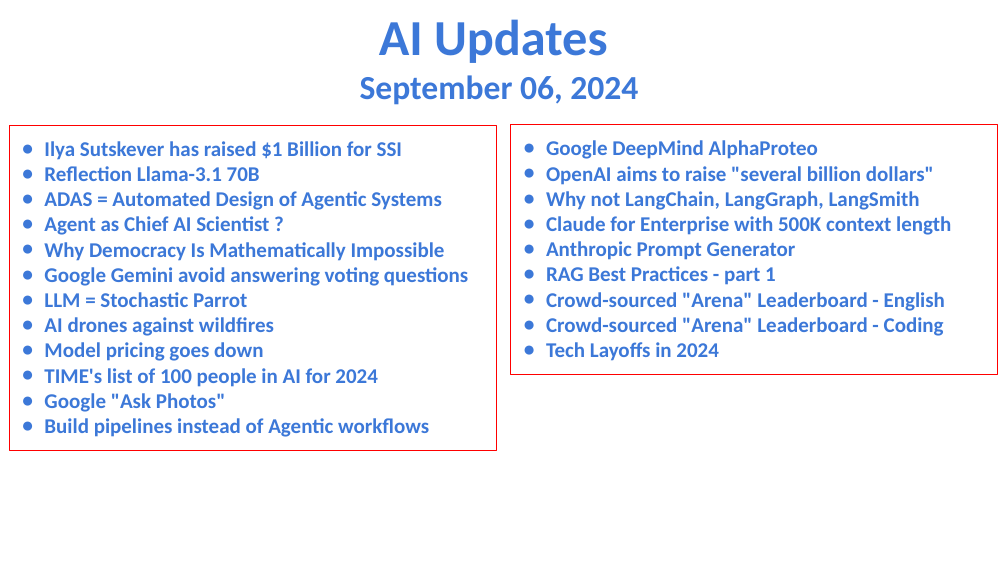
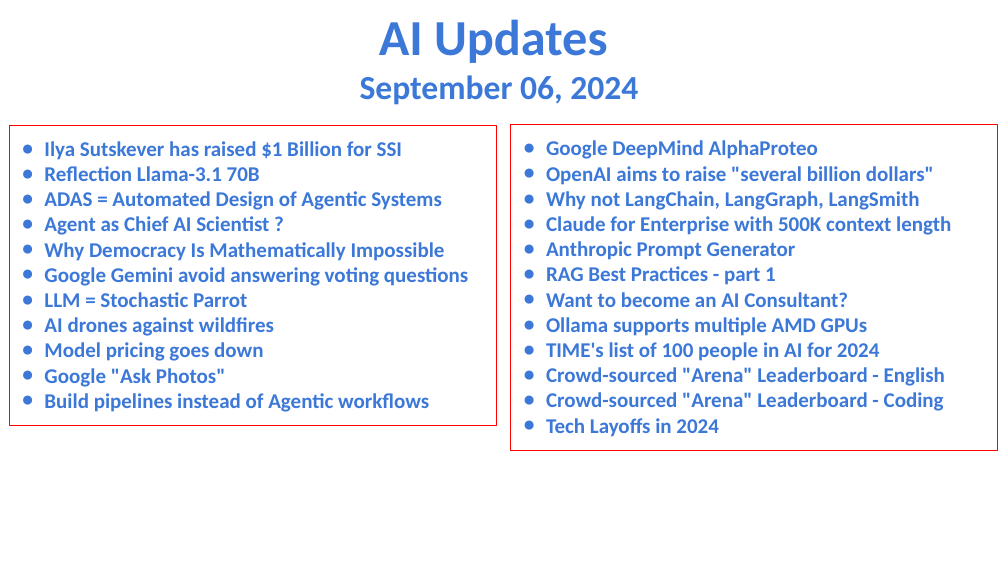
Before and after one commit to lselector/seminar, a slide deck: slide 1 of 2024/2024-09-06-AI-Updates.pptx. Drawn at 1008x567 pixels with LibreOffice and Linux fonts; fonts in the diff are those of the drawing. Boxes give left, top, right and bottom in pixels: in the first picture for what was removed or moved away, otherwise in the second. Text is boxed around its words. In the diff, an @@ line names an element or a change of style, - is before the commit and + after.

```diff
--- a/2024/2024-09-06-AI-Updates.pptx
+++ b/2024/2024-09-06-AI-Updates.pptx
@@ rectangle "Ilya Sutskever has raised $1 ...": place and size @@
-rectangle "Ilya Sutskever has raised $1 ..." at [9,125,496,451]
+rectangle "Ilya Sutskever has raised $1 ..." at [9,125,496,425]
@@ rectangle "Google DeepMind AlphaProteo": place and size @@
-rectangle "Google DeepMind AlphaProteo" at [511,125,998,374]
+rectangle "Google DeepMind AlphaProteo" at [511,125,998,451]
@@ text in rectangle at [546,292,879,361]: paragraphs added @@
+● Want to become an AI Consultant?
+● Ollama supports multiple AMD GPUs
+● TIME's list of 100 people in AI for 2024
@@ text in rectangle at [44,368,377,387]: paragraph removed @@
-● TIME's list of 100 people in AI for 2024
```
Also in this commit, not shown: 5 other slides changed.
